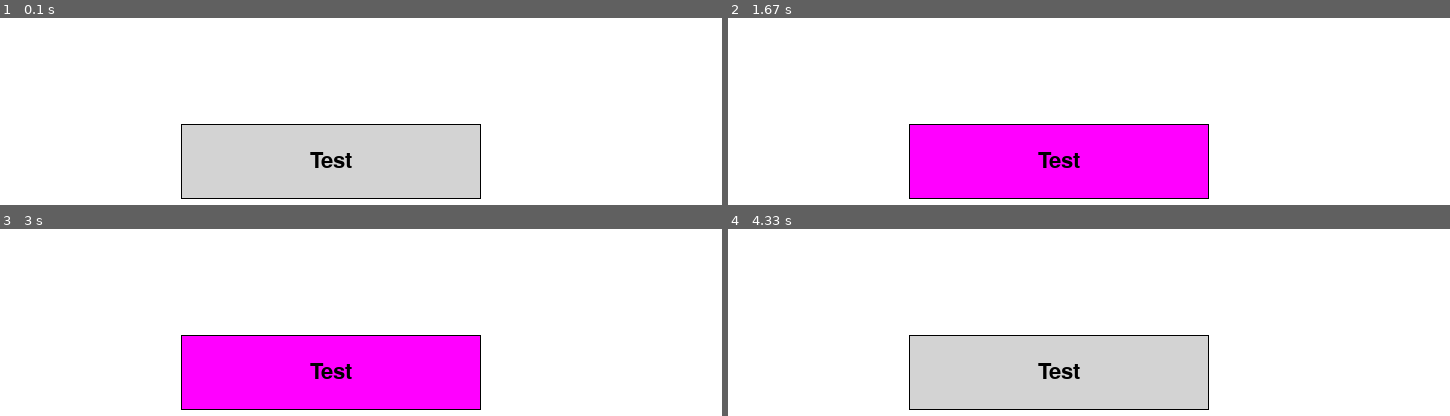
Above: before the commit, frames 1-4 (two rows, left to right).
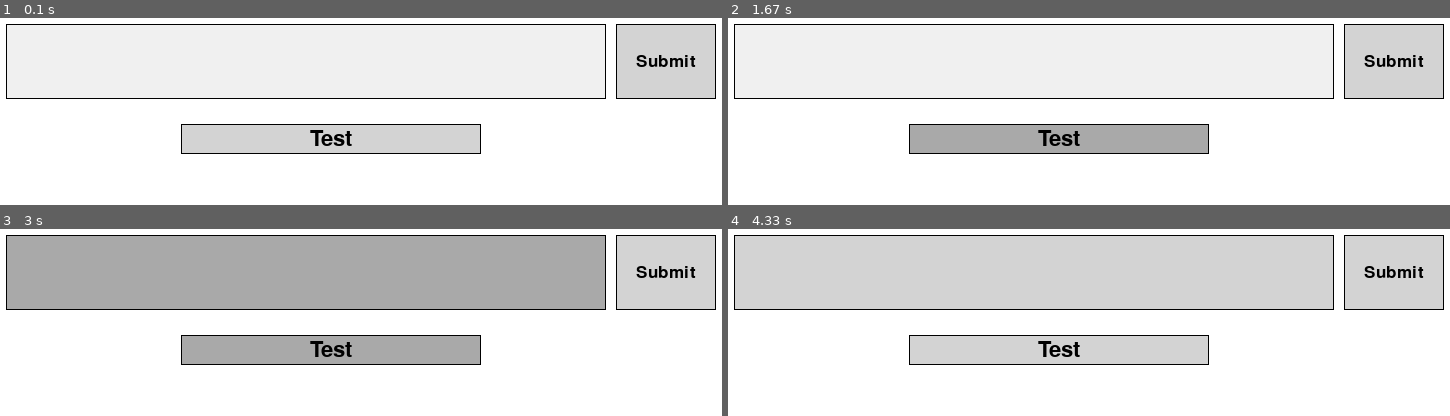
Above: after the commit, the same moments.

Repository: LeMecChelou/EasyPygame
Game: pygame game, started from test.py
Two runs of this game, one before a commit and one after it. Both use one fixed random seed, a clock stepped at 60 frames per second and the inputs below.
Inputs (mouse positions are in pixels of both pictures, inside the frame that each line leads up to):
- Up to frame 1 (0.1 s): no input
- Up to frame 2 (1.67 s): click (1031, 61) at 0.38 s; press the mouse at (1060, 139) at 0.7 s; move the mouse to (outside the picture) at 0.8 s; release the mouse at (outside the picture) at 0.93 s; tap Enter at 1 s; click "Test" at 1.38 s
- Up to frame 3 (3 s): press the mouse at (664, 272) at 1.7 s; move the mouse to (375, 391) at 1.8 s; release the mouse at (outside the picture) at 1.93 s; click (425, 255) at 2.55 s; press the mouse at (303, 272) at 2.87 s; move the mouse to (382, 344) at 2.97 s
- Up to frame 4 (4.33 s): release the mouse at (outside the picture) at 3.1 s; press the mouse at (1031, 272) at 3.2 s; move the mouse to (1067, 275) at 3.3 s; release the mouse at (1096, 277) at 3.43 s; tap Delete at 3.5 s; tap Enter at 3.83 s; type "an" at 4.17 s

The runs differ from the first frame. In frame 1, 17% of the frame differs, in the area x 0-100%, y 3-97%; in frame 2, 23%; in frame 3, 55%; in frame 4, 49%.

Commit message:
Ajout de la gestion de l'enregistrement du texte dans TextInput. Début de l'affichage du texte dans TextInput (base).

Diff:
--- /dev/null
+++ b/Bases/MotherObject.py
@@ -0,0 +1,193 @@
+from Bases import bases
+import pygame
+
+
+class MotherObject:
+	"""EasyPygame Mother Object.
+	The mother class of all the objects in EasyPygame."""
+
+	def __init__(self, pos, size):
+		"""
+		:param pos: (list or tuple) The position (X, Y) of the object.
+		:param size: (list or tuple) The size (X, Y) of the object.
+		"""
+
+		assert isinstance(pos, list) or isinstance(pos, tuple), "Argument 'pos' must be a list or a tuple."
+		assert isinstance(size, list) or isinstance(size, tuple), "Argument 'pos' must be a list or a tuple."
+
+		self.pos = pos
+		self.size = size
+
+		# See drawing functions for further explanation.
+		self.rect_data = None
+
+		# ------------------------ STATUS VARIABLES ------------------------ #
+		self.hovered = False
+		self.pressed = False
+
+		# ------------------------ ACTION VARIABLES ------------------------ #
+		self.on_press = None
+		self.on_release = None
+
+		# ------------------------ BASIC MODE ------------------------ #
+		self.background_color = bases.LIGHT_GRAY
+
+		# Border variables.
+		self.border_thickness = 1
+		self.border_color = bases.BLACK
+
+		# Text variables
+		self.text_content = ""
+		self.font = None
+		self.font_size = 32
+		self.font_color = bases.BLACK
+		self.pos_text = ((self.size[0] // 2) + self.pos[0], (self.size[1] // 2) + self.pos[1])
+		self.text, self.text_rect = self.render_text()
+
+		# ------------------------ HOVER MODE ------------------------ #
+		self.hover_background_color = bases.GRAY
+
+		self.hover_border_color = bases.BLACK
+		self.hover_border_thickness = 1
+
+		# Text variables
+		self.hover_text_content = self.text_content
+		self.hover_font = self.font
+		self.hover_font_size = self.font_size
+		self.hover_font_color = self.font_color
+		self.hover_pos_text = self.pos_text
+		self.hover_text, self.hover_text_rect = self.render_hovered_text()
+
+		# ------------------------ PRESSED MODE ------------------------ #
+		self.press_background_color = bases.DARK_GRAY
+
+		self.press_border_color = bases.BLACK
+		self.press_border_thickness = 1
+
+		# Text variables
+		self.press_text_content = self.text_content
+		self.press_font = self.font
+		self.press_font_size = self.font_size
+		self.press_font_color = self.font_color
+		self.press_pos_text = self.pos_text
+		self.press_text, self.press_text_rect = self.render_pressed_text()
+
+	# ----------------------------------------- #
+	# TEXT FUNCTIONS							#
+	# ----------------------------------------- #
+	def render_text(self, text=None, font=0, size=None, color=None):
+		"""Render the text contained in the object. Is called when the object is initialized but can be called again
+		to actualise the text, font, color or size."""
+
+		# Checking if there is any changement in the text variables.
+		if text is not None:
+			self.text_content = text
+		if font != 0:
+			self.font = font
+		if size is not None:
+			self.font_size = size
+		if color is not None:
+			self.font_color = color
+
+		# Create the pygame.font.Font object.
+		self.text = pygame.font.Font(self.font, self.font_size).render(self.text_content, True, self.font_color)
+
+		# Get the Rect object based on the size and position of the button.
+		self.text_rect = self.text.get_rect(center=self.pos_text)
+
+		return self.text, self.text_rect
+
+	def render_hovered_text(self, text=None, font=None, size=32, color=bases.BLACK):
+		"""Works like render_text() but for the hovered mode of the object."""
+
+		if text is not None:
+			self.hover_text_content = text
+		if font != 0:
+			self.hover_font = font
+		if size is not None:
+			self.hover_font_size = size
+		if color is not None:
+			self.hover_font_color = color
+
+		self.hover_text = pygame.font.Font(self.hover_font, self.hover_font_size).render(
+			self.hover_text_content, True, self.hover_font_color)
+
+		self.hover_text_rect = self.hover_text.get_rect(center=self.hover_pos_text)
+
+		return self.hover_text, self.hover_text_rect
+
+	def render_pressed_text(self, text=None, font=None, size=32, color=bases.BLACK):
+		"""Works like render_text() but for the pressed mode of the object."""
+
+		if text is not None:
+			self.press_text_content = text
+		if font != 0:
+			self.press_font = font
+		if size is not None:
+			self.press_font_size = size
+		if color is not None:
+			self.press_font_color = color
+
+		# Create the pygame.font.Font object.
+		self.press_text = pygame.font.Font(self.press_font, self.press_font_size).render(
+			self.press_text_content, True, self.press_font_color)
+
+		# Get the Rect object based on the size and position of the button.
+		self.press_text_rect = self.press_text.get_rect(center=self.press_pos_text)
+
+		return self.press_text, self.press_text_rect
+
+	# ----------------------------------------- #
+	# DRAWING FUNCTIONS							#
+	# ----------------------------------------- #
+	def draw(self, surface):
+		"""Draw the button while considering the mode of the button."""
+
+		self.rect_data = (self.pos[0], self.pos[1], self.size[0], self.size[1])
+
+		# Ajouter les modes.
+		if self.pressed:
+			self.draw_pressed(surface)
+		elif self.hovered:
+			self.draw_hovered(surface)
+		else:
+			self.draw_basic(surface)
+
+	# The following 3 functions are just acting as placeholder for the self.draw() function.
+	def draw_basic(self, surface):
+		pass
+
+	def draw_pressed(self, surface):
+		pass
+
+	def draw_hovered(self, surface):
+		pass
+
+	# ----------------------------------------- #
+	# DRAWING FUNCTIONS							#
+	# ----------------------------------------- #
+	def is_hovered(self, event_pos):
+		"""Check if the object is hovered by the event.
+		If True, self.hovered == True."""
+
+		hover_test_X = self.pos[0] <= event_pos[0] <= self.pos[0] + self.size[0]
+		hover_test_Y = self.pos[1] <= event_pos[1] <= self.pos[1] + self.size[1]
+
+		# If the button is pressed, then the button can't be in hovered mode.
+		if hover_test_X and hover_test_Y:
+			self.hovered = True
+		else:
+			self.hovered = False
+
+	def is_pressed(self):
+		"""Function called to check if the object is pressed."""
+
+		if self.hovered and not self.pressed:
+			self.pressed = True
+
+	def is_released(self):
+		"""Function called to check if the object is released and execute the function linked to this event if
+		there is one"""
+
+		if self.pressed:
+			self.pressed = False
--- a/objects/bases.py
+++ b/Bases/bases.py
@@ -16,3 +16,18 @@
 DARK_GRAY = (88, 88, 88)
 
 ORANGE = (255, 165, 0)
+
+COLOR_LIST = [
+	WHITE,
+	BLACK,
+	GREEN,
+	RED,
+	BLUE,
+	YELLOW,
+	CYAN,
+	PINK,
+	GRAY,
+	LIGHT_GRAY,
+	DARK_GRAY,
+	ORANGE
+]
--- a/EasyPygame.py
+++ b/EasyPygame.py
@@ -1 +1,3 @@
 from objects.Button import *
+from objects.TextInput import *
+from Bases.bases import *
--- a/objects/Button.py
+++ b/objects/Button.py
@@ -1,8 +1,8 @@
 import pygame
-from objects import bases
+from Bases import MotherObject, bases
 
 
-class Button:
+class Button(MotherObject.MotherObject):
 
 	def __init__(self, pos, size, text):
 		"""
@@ -11,173 +11,64 @@
 		:param size: (list or tuple) Size (X, Y) of the button.
 		:param text: (str) Text of the button.
 		"""
-		assert isinstance(pos, list) or isinstance(pos, tuple), "Argument 'pos' must be a list or a tuple."
-		assert isinstance(size, list) or isinstance(size, tuple), "Argument 'pos' must be a list or a tuple."
 		assert isinstance(text, str), "Argument 'text' must be of a string."
 
-		self.pos = pos
-		self.size = size
+		# Initialization of the mother class.
+		super().__init__(pos, size)
 
-		# ------------------------ ACTION VARIABLES ------------------------ #
-		self.on_press = None
-		self.on_release = None
-
-		# ------------------------ BASIC MODE ------------------------ #
-		self.background_color = bases.LIGHT_GRAY
-
-		# Border variables.
-		self.border_thickness = 1
-		self.border_color = bases.BLACK
-
-		# Text variables
-		self.text_content = text
-		self.text, self.text_rect = self.render_text()
-
-		# ------------------------ HOVER MODE ------------------------ #
-		self.hovered = False
-
-		self.hover_background_color = bases.GRAY
-
-		self.hover_border_color = bases.BLACK
-		self.hover_border_thickness = 1
-
-		# To modify the hovered text, the user has to call the function render_hovered_text() which works
-		# like render_text().
-		self.hover_text, self.hover_text_rect = self.render_hovered_text()
-
-		# ------------------------ PRESSED MODE ------------------------ #
-		self.pressed = False
-
-		self.press_background_color = bases.DARK_GRAY
-
-		self.press_border_color = bases.BLACK
-		self.press_border_thickness = 1
-
-		# To modify the hovered text, the user has to call the function render_hovered_text() which works
-		# like render_text().
-		self.press_text, self.press_text_rect = self.render_pressed_text()
-
-	# ----------------------------------------- #
-	# TEXT FUNCTIONS							#
-	# ----------------------------------------- #
-	def render_text(self, font=None, size=32, color=bases.BLACK):
-		"""Render the text contained in the button. Is called when the button is initialized but can be called again
-		to actualise the text, font, color or size."""
-
-		# Create the pygame.font.Font object.
-		self.text = pygame.font.Font(font, size).render(self.text_content, True, color)
-
-		# Get the Rect object based on the size and position of the button.
-		self.text_rect = self.text.get_rect(center=(
-			(self.size[0] // 2) + self.pos[0],
-			(self.size[1] // 2) + self.pos[1])
-		)
-
-		return self.text, self.text_rect
-
-	def render_hovered_text(self, font=None, size=32, color=bases.BLACK):
-		"""Works like render_text() but for the hovered mode of the button."""
-
-		self.hover_text = pygame.font.Font(font, size).render(self.text_content, True, color)
-
-		self.hover_text_rect = self.hover_text.get_rect(center=(
-			(self.size[0] // 2) + self.pos[0],
-			(self.size[1] // 2) + self.pos[1])
-		)
-
-		return self.hover_text, self.hover_text_rect
-
-	def render_pressed_text(self, font=None, size=32, color=bases.BLACK):
-		"""Works like render_text() but for the pressed mode of the button."""
-
-		# Create the pygame.font.Font object.
-		self.press_text = pygame.font.Font(font, size).render(self.text_content, True, color)
-
-		# Get the Rect object based on the size and position of the button.
-		self.press_text_rect = self.press_text.get_rect(center=(
-			(self.size[0] // 2) + self.pos[0],
-			(self.size[1] // 2) + self.pos[1])
-		)
-
-		return self.press_text, self.press_text_rect
+		# Rendering the texts objects with the button's text.
+		self.render_text(text=text)
+		self.render_hovered_text(text=text)
+		self.render_pressed_text(text=text)
 
 	# ----------------------------------------- #
 	# DRAWING FUNCTIONS							#
 	# ----------------------------------------- #
-	def draw(self, surface):
-		"""Draw the button while considering the mode of the button."""
-
-		# Ajouter les modes.
-		if self.pressed:
-			self.draw_pressed_button(surface)
-		elif self.hovered:
-			self.draw_hovered_button(surface)
-		else:
-			self.draw_basic_button(surface)
-
-	def draw_basic_button(self, surface: pygame.Surface):
+	def draw_basic(self, surface: pygame.Surface):
 		"""Draw the button with the basic mode aspect."""
 
-		rect_data = (self.pos[0], self.pos[1], self.size[0], self.size[1])
-
 		# Drawing the background of the button.
-		pygame.draw.rect(surface, self.background_color, rect_data)
+		pygame.draw.rect(surface, self.background_color, self.rect_data)
 
 		# Drawing the border.
 		if self.border_thickness > 0:
-			pygame.draw.rect(surface, self.border_color, rect_data, self.border_thickness)
+			pygame.draw.rect(surface, self.border_color, self.rect_data, self.border_thickness)
 
 		# Drawing the text.
 		surface.blit(self.text, self.text_rect)
 
-	def draw_hovered_button(self, surface):
+	def draw_hovered(self, surface):
 		"""Draw the button with the hovered mode aspect."""
 
-		rect_data = (self.pos[0], self.pos[1], self.size[0], self.size[1])
-
 		# Drawing the background of the button.
-		pygame.draw.rect(surface, self.hover_background_color, rect_data)
+		pygame.draw.rect(surface, self.hover_background_color, self.rect_data)
 
 		# Drawing the border.
 		if self.hover_border_thickness > 0:
-			pygame.draw.rect(surface, self.hover_border_color, rect_data, self.hover_border_thickness)
+			pygame.draw.rect(surface, self.hover_border_color, self.rect_data, self.hover_border_thickness)
 
 		# Drawing the text.
 		surface.blit(self.hover_text, self.hover_text_rect)
 
-	def draw_pressed_button(self, surface: pygame.Surface):
+	def draw_pressed(self, surface: pygame.Surface):
 		"""Draw the button with the pressed mode aspect."""
 
-		rect_data = (self.pos[0], self.pos[1], self.size[0], self.size[1])
-
 		# Drawing the background of the button.
-		pygame.draw.rect(surface, self.press_background_color, rect_data)
+		pygame.draw.rect(surface, self.press_background_color, self.rect_data)
 
 		# Drawing the border.
 		if self.press_border_thickness > 0:
-			pygame.draw.rect(surface, self.press_border_color, rect_data, self.press_border_thickness)
+			pygame.draw.rect(surface, self.press_border_color, self.rect_data, self.press_border_thickness)
 
 		# Drawing the text.
 		surface.blit(self.press_text, self.press_text_rect)
 
 	# ----------------------------------------- #
-	# EVENTS FUNCTIONS							#
+	# EVENT FUNCTIONS							#
 	# ----------------------------------------- #
-	def is_hovered(self, event_pos):
-		"""Check if the button is hovered by the event position.
-		If True, self.hovered == True."""
-
-		hover_test_X = self.pos[0] <= event_pos[0] <= self.pos[0] + self.size[0]
-		hover_test_Y = self.pos[1] <= event_pos[1] <= self.pos[1] + self.size[1]
-
-		# If the button is pressed, then the button can't be in hovered mode.
-		if hover_test_X and hover_test_Y:
-			self.hovered = True
-		else:
-			self.hovered = False
-
 	def is_pressed(self, *args):
-		"""Function called to check if the button is pressed."""
+		"""Function called to check if the button is pressed and execute the function linked to this event if
+		there is one."""
 
 		if self.hovered and not self.pressed:
 			self.pressed = True
@@ -190,9 +81,10 @@
 					self.on_press()
 
 	def is_released(self, *args):
-		"""Function callable to check is the button is released."""
+		"""Function called to check if the button is released and execute the function linked to this event if
+		there is one"""
 
-		if self.hovered and self.pressed or not self.hovered and self.pressed:
+		if self.pressed:
 			self.pressed = False
 
 			# Checking is there is a function linked to the on_press event.
--- /dev/null
+++ b/objects/TextInput.py
@@ -0,0 +1,168 @@
+import pygame
+import string
+from Bases import MotherObject, bases
+from objects.Button import Button
+
+
+"""
+TO DO:
+	- REVOIR LE COMPORTEMENT DE ON_PRESS ET ON_RELEASE POUR POTENTIELLEMENT REMPLACER PAR ON_ACTION DANS LA CLASSE MERE.
+	- Le texte est d'abord positioner à gauche de la barre de recherche puis à droite quand il dépasse une certaine
+	longueur (comparer longueur rect texte et size).
+	- Dessiner un carré de couleur press_background_color quand à gauche juste à côté du texte pour qu'il disparaisse
+	en dessous quand l'utilisateur continue de rechercher.
+"""
+
+
+class TextInput(MotherObject.MotherObject):
+	"""A text input bar. Can be automaticaly linked to a button."""
+
+	def __init__(self, pos, size, has_button=False):
+		"""
+		:param pos: (list or tuple) The position (X, Y) of the input.
+		:param size: (list or tuple) The size (X, Y)  of the input.
+		:param has_button: Creates a 'Submit' button next to it if True.
+		"""
+
+		super().__init__(pos, size)
+
+		# ------------------------ INPUT'S TEXT ------------------------ #
+		self.text_input = ""
+		self.listening = False
+
+		# Changing the basic position of the text.
+		self.pos_text = (self.pos[0] + 15, (self.size[1] - self.text_rect.h) // 2 + self.pos[1])
+		self.render_text()
+
+		# ------------------------ BACKGROUND COLORS ------------------------ #
+		self.background_color = (240, 240, 240)
+		self.hover_background_color = bases.LIGHT_GRAY
+		self.press_background_color = bases.GRAY
+
+		# ------------------------ INPUT'S BUTTON ------------------------ #
+		if has_button:
+			# Creating the button.
+			pos_button = (pos[0] + size[0] + 10, pos[1])
+			size_button = (100, size[1])
+			self.button = Button(pos_button, size_button, "Submit")
+
+			# Updating the button's text size.
+			self.button.render_text(size=26)
+			self.button.render_pressed_text(size=26)
+			self.button.render_hovered_text(size=26)
+		else:
+			self.button = None
+
+	# ----------------------------------------- #
+	# TEXT FUNCTIONS							#
+	# ----------------------------------------- #
+
+	# ----------------------------------------- #
+	# DRAWING FUNCTIONS							#
+	# ----------------------------------------- #
+	def draw(self, surface):
+		super().draw(surface)
+
+		# Drawing the button if there is one.
+		if self.button is not None:
+			self.button.draw(surface)
+
+		if self.text_input != "":
+			self.render_text(self.text_input)
+
+	def draw_basic(self, surface):
+		"""Draw the basic version of the input bar."""
+
+		# Drawing the background of the input.
+		pygame.draw.rect(surface, self.background_color, self.rect_data)
+
+		# Drawing the border.
+		if self.border_thickness > 0:
+			pygame.draw.rect(surface, self.border_color, self.rect_data, self.border_thickness)
+
+		# Adding the text.
+		if self.text_input != "":
+			surface.blit(self.text, self.pos_text)
+		# Drawing the cursor when listening the inputs.
+		# Drawing the rect to hide the text at the left.
+
+	def draw_hovered(self, surface):
+		"""Draw the hovered version of the input bar."""
+
+		# Drawing the background of the input.
+		pygame.draw.rect(surface, self.hover_background_color, self.rect_data)
+
+		# Drawing the border.
+		if self.border_thickness > 0:
+			pygame.draw.rect(surface, self.hover_border_color, self.rect_data, self.hover_border_thickness)
+
+	def draw_pressed(self, surface):
+		"""This function will draw the input bar as writing mode."""
+
+		# Drawing the background of the input.
+		pygame.draw.rect(surface, self.press_background_color, self.rect_data)
+
+		# Drawing the border.
+		if self.border_thickness > 0:
+			pygame.draw.rect(surface, self.press_border_color, self.rect_data, self.press_border_thickness)
+
+	# ----------------------------------------- #
+	# EVENT FUNCTIONS							#
+	# ----------------------------------------- #
+
+	def is_hovered(self, event_pos):
+		"""Check if the input bar is hovered by the event.
+		If True, self.hovered == True."""
+
+		# Checking if the input bar is hovered.
+		super().is_hovered(event_pos)
+
+		# Checking if the input's button is hovered.
+		if self.button is not None:
+			self.button.is_hovered(event_pos)
+
+	def is_pressed(self, *args):
+		"""Function called to check if the button is pressed and execute the function linked to this event if
+		there is one."""
+
+		super().is_pressed()
+
+		# Checking if the input is listening the keyboard events.
+		if self.pressed and not self.listening:
+			self.listening = True
+		else:
+			self.listening = False
+
+		# Checking if the button is pressed.
+		if self.button is not None:
+			self.button.is_pressed(args)
+
+	def is_released(self, *args):
+		"""Function called to check if the button is released and execute the function linked to this event if
+		there is one"""
+
+		super().is_released()
+
+		# Checking if the button is released.
+		if self.button is not None:
+			self.button.is_released(args)
+
+	# ----------------------------------------- #
+	# EVENT FUNCTIONS							#
+	# ----------------------------------------- #
+	def listen_inputs(self, event):
+		"""Listen the inputs from the keyboard. If self.pressed == True, then the inputs are added to the text in the
+		input bar."""
+
+		if self.listening:
+			if event.key == pygame.K_RETURN:
+				if self.button.on_press is not None:
+					self.button.on_press()
+			elif event.key == pygame.K_ESCAPE:
+				self.text_input = ""
+			elif event.key == pygame.K_DELETE:
+				self.text_input = self.text_input[:-1]
+			elif event.unicode in string.printable:
+				self.text_input += event.unicode
+
+			print(self.text_input)
--- a/test.py
+++ b/test.py
@@ -1,51 +1,47 @@
 from EasyPygame import *
 import pygame
-
-
-def on_release():
-	print("Bouton relaché")
-
-
-def on_press():
-	print("Bouton pressé")
 
 
 pygame.init()
 
 
 fnt = pygame.display.set_mode((800, 800))
-
-btn = Button((200, 200), (300, 75), "Test")
-btn.render_text(size=32)
-btn.on_release = on_release
-btn.on_press = on_press
+clock = pygame.time.Clock()
 
 
-# Modification du texte quand le bouton est pressé.
-btn.render_pressed_text(color=bases.ORANGE)
+btn = Button((200, 200), (300, 30), "Test")
 
-# Modification de la couleur de fond quand le bouton est survolé.
-btn.hover_background_color = bases.PINK
+
+inputTxt = TextInput((25, 100), (600, 75), True)
 
 
 run = True
 while run:
+	clock.tick(60)
+
 	fnt.fill(bases.WHITE)
 	btn.draw(fnt)
+	inputTxt.draw(fnt)
 	pygame.display.flip()
 
 	for event in pygame.event.get():
 		if event.type == pygame.QUIT:
 			run = False
 
-		if event.type == pygame.MOUSEMOTION:
-			# Check if the button is hovered by the mouse.
+		elif event.type == pygame.MOUSEMOTION:
+			# Checking if the elements are hovered by the mouse.
 			btn.is_hovered(event.pos)
+			inputTxt.is_hovered(event.pos)
 
-		if event.type == pygame.MOUSEBUTTONDOWN:
+		elif event.type == pygame.MOUSEBUTTONDOWN:
 			btn.is_pressed()
-		if event.type == pygame.MOUSEBUTTONUP:
+			inputTxt.is_pressed()
+		elif event.type == pygame.MOUSEBUTTONUP:
 			btn.is_released()
+			inputTxt.is_released()
+
+		elif event.type == pygame.KEYDOWN:
+			inputTxt.listen_inputs(event)
 
 
 pygame.quit()
